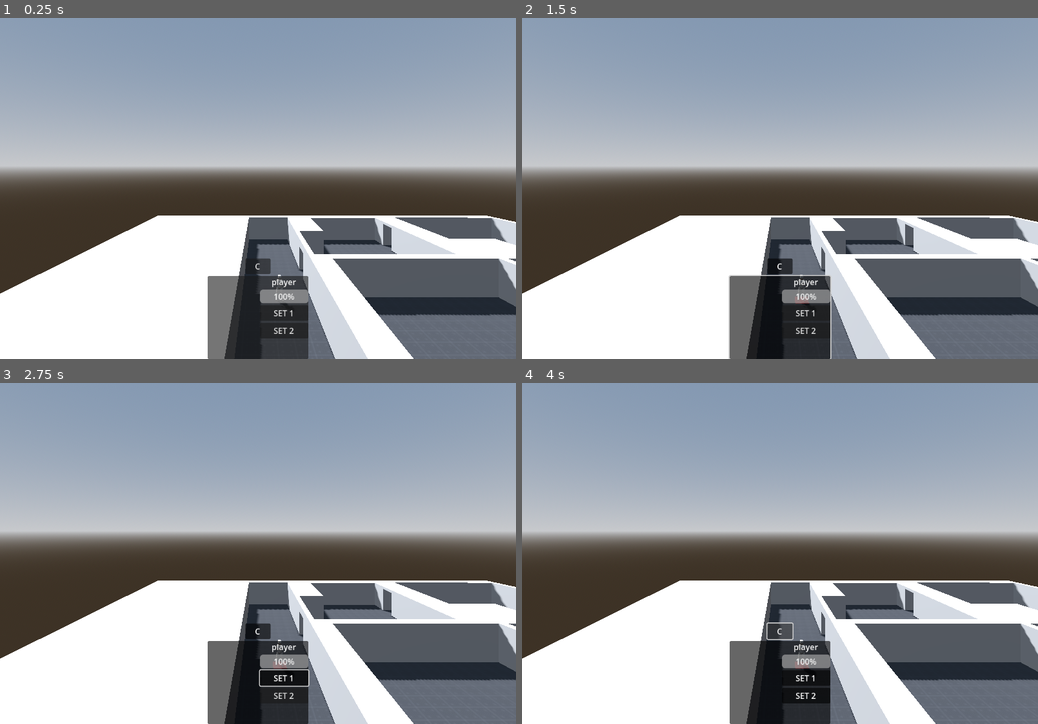
Above: before the commit, frames 1-4 (two rows, left to right).
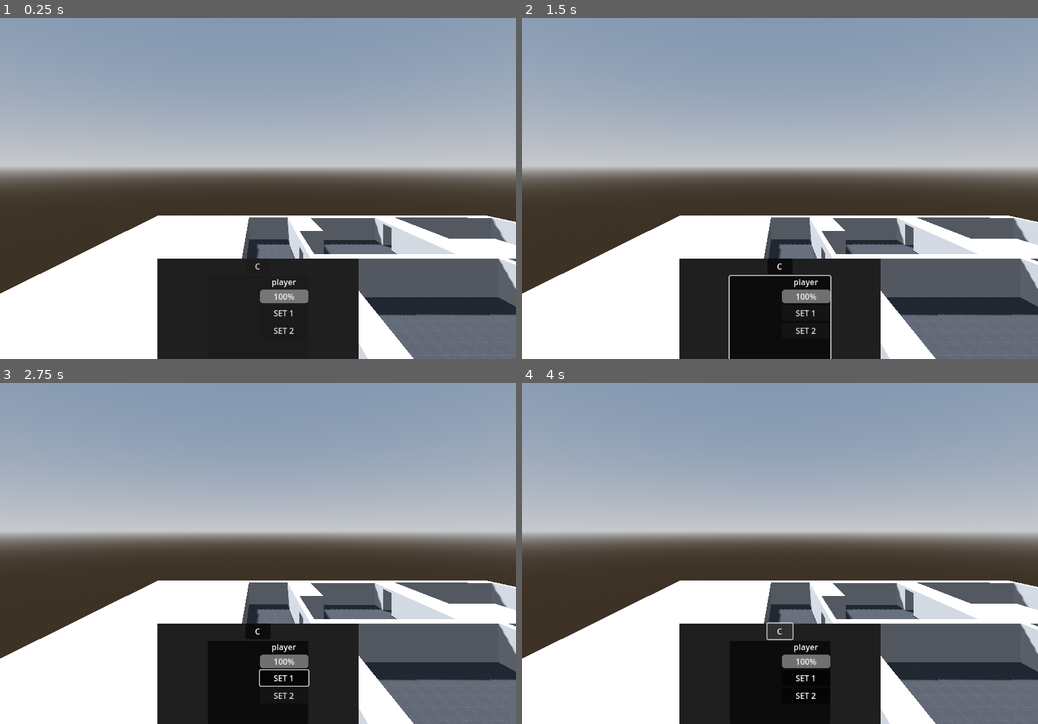
Above: after the commit, the same moments.

Repository: AAncapo/godot-rtwp
Game: Godot game, scene res://main.tscn
Same seed, same stepped clock (60 frames per second), same inputs: the game is played once before the commit and once after it. Before the commit the project starts from res://world.tscn.
Inputs (mouse positions are in pixels of both pictures, inside the frame that each line leads up to):
- Up to frame 1 (0.25 s): no input
- Up to frame 2 (1.5 s): click "C" at 0.5 s; click (780, 318) at 1.25 s
- Up to frame 3 (2.75 s): click "SET 1" at 2 s
- Up to frame 4 (4 s): click "SET 2" at 2.75 s; click "C" at 3.5 s

The runs differ from the first frame. In frame 1, 8.7% of the frame differs, in the area x 30-70%, y 70-100%; in frame 2, 8.7%; in frame 3, 8.7%; in frame 4, 8.7%.

Commit message:
Removed GameEvents autoload script

Diff:
--- a/FpsCamera.gd
+++ /dev/null
@@ -1,43 +0,0 @@
-extends Node3D
-
-@export var move_speed: float = 3.0
-@export var zoom_speed: float = 3.0
-
-@onready var cam = $Camera3D
-@onready var new_pos:Vector3 = self.global_position
-var mouse_sens = 0.004
-
-
-func _ready() -> void:
-	GameEvents.focus_world_object.connect(_on_focus)
-
-func _process(delta: float) -> void:
-	#move with wasd
-	if Input.is_action_pressed("cam_left"):
-		new_pos -= global_basis.x
-	if Input.is_action_pressed("cam_fwd"):
-		new_pos -= global_basis.z
-	if Input.is_action_pressed("cam_right"):
-		new_pos += global_basis.x
-	if Input.is_action_pressed("cam_bwd"):
-		new_pos += global_basis.z
-
-	global_position = lerp(global_position,new_pos, delta * move_speed)
-
-	if global_position.y <= 2: global_position.y = 2
-
-func _unhandled_input(event: InputEvent) -> void:
-	if event is InputEventMouseMotion:  #rotate holding middle mouse button
-		if event.button_mask == MOUSE_BUTTON_MASK_MIDDLE:
-			self.global_rotation.y -= event.relative.x * mouse_sens
-			cam.rotation.x -= event.relative.y * mouse_sens
-
-	if event is InputEventMouseButton && event.is_pressed(): #zoom with mouse wheel
-		if event.button_index == MOUSE_BUTTON_WHEEL_UP:
-			new_pos -= cam.global_basis.z * zoom_speed
-		if event.button_index == MOUSE_BUTTON_WHEEL_DOWN:
-			new_pos += cam.global_basis.z * zoom_speed
-
-
-func _on_focus(object):
-	pass
--- a/camera.gd
+++ b/camera.gd
@@ -1,58 +1,43 @@
 extends Node3D
 
-@export_range(5.0,30.0) var move_speed: float = 8.0
-@export var zoom_amount: float = 10.0
-@export var min_zoom:float = 5.0
-@export var max_zoom:float = 50.0
+@export var move_speed: float = 3.0
+@export var zoom_speed: float = 3.0
 
-@onready var cam:Camera3D = $Camera3D
+@onready var cam = $Camera3D
 @onready var new_pos:Vector3 = self.global_position
-@onready var new_zoom:float = cam.position.z
-@onready var new_rotation_y: float = self.global_rotation.y
-
-var mouse_sensitivity: float = 0.05
-var rotation_speed: float = 0.2
+var mouse_sens = 0.004
 
 
 func _ready() -> void:
-	GameEvents.focus_world_object.connect(on_world_object_focused)
+	Global.focus_world_object.connect(_on_focus)
 
 func _process(delta: float) -> void:
-	calc_move(delta)
+	#move with wasd
+	if Input.is_action_pressed("cam_left"):
+		new_pos -= global_basis.x
+	if Input.is_action_pressed("cam_fwd"):
+		new_pos -= global_basis.z
+	if Input.is_action_pressed("cam_right"):
+		new_pos += global_basis.x
+	if Input.is_action_pressed("cam_bwd"):
+		new_pos += global_basis.z
+
+	global_position = lerp(global_position,new_pos, delta * move_speed)
+
+	if global_position.y <= 2: global_position.y = 2
 
 func _unhandled_input(event: InputEvent) -> void:
-	## Zoom camera w mouse wheel ##
-	if event is InputEventMouseButton && event.is_pressed():
+	if event is InputEventMouseMotion:  #rotate holding middle mouse button
+		if event.button_mask == MOUSE_BUTTON_MASK_MIDDLE:
+			self.global_rotation.y -= event.relative.x * mouse_sens
+			cam.rotation.x -= event.relative.y * mouse_sens
+
+	if event is InputEventMouseButton && event.is_pressed(): #zoom with mouse wheel
 		if event.button_index == MOUSE_BUTTON_WHEEL_UP:
-			new_zoom -= zoom_amount
+			new_pos -= cam.global_basis.z * zoom_speed
 		if event.button_index == MOUSE_BUTTON_WHEEL_DOWN:
-			new_zoom += zoom_amount
-		new_zoom = clamp(new_zoom, min_zoom, max_zoom)
+			new_pos += cam.global_basis.z * zoom_speed
 
 
-	if event is InputEventMouseMotion:
-#		## Pan camera w middle mouse button ##
-		if event.button_mask == MOUSE_BUTTON_MASK_MIDDLE:
-			new_pos -= Vector3(event.relative.x * mouse_sensitivity,0,event.relative.y * mouse_sensitivity)
-
-#		if event.button_mask == MOUSE_BUTTON_RIGHT:
-#			new_rotation_y = deg_to_rad(event.relative.x) * rotation_speed
-#			self.global_rotate(Vector3.UP, new_rotation_y)
-
-func calc_move(delta:float) -> void:
-	## Move camera using WASD/arrow keys ##
-	if Input.is_action_pressed("cam_left"):
-		new_pos += Vector3.LEFT
-	if Input.is_action_pressed("cam_fwd"):
-		new_pos += Vector3.FORWARD
-	if Input.is_action_pressed("cam_right"):
-		new_pos += Vector3.RIGHT
-	if Input.is_action_pressed("cam_bwd"):
-		new_pos += Vector3.BACK
-
-	global_position = lerp(global_position,new_pos, delta * move_speed)
-	cam.position.z = lerp(cam.position.z, new_zoom, delta * move_speed)
-
-func on_world_object_focused(obj, focus=true):
-	if focus:
-		new_pos = obj.global_position
+func _on_focus(object):
+	pass
--- a/fps_camera.tscn
+++ b/camera.tscn
@@ -1,8 +1,8 @@
 [gd_scene load_steps=2 format=3 uid="uid://bnw23h5lw42bi"]
 
-[ext_resource type="Script" path="res://FpsCamera.gd" id="1_wsovo"]
+[ext_resource type="Script" path="res://camera.gd" id="1_h3qiw"]
 
 [node name="FpsCamera" type="Node3D"]
-script = ExtResource("1_wsovo")
+script = ExtResource("1_h3qiw")
 
 [node name="Camera3D" type="Camera3D" parent="."]
--- a/character/character.gd
+++ b/character/character.gd
@@ -152,7 +152,10 @@
 
 
 func _on_unit_died(unit):
-	if unit == self: self.is_dead = true
+	if unit == self:
+		self.is_dead = true
+		if Global.selected_units.has(unit):
+			Global.selected_units.remove_at(Global.selected_units.find(unit))
 	if target_unit == unit:
 		self.target_unit = null
 
--- a/globals/GameEvents.gd
+++ /dev/null
@@ -1,10 +0,0 @@
-extends Node
-
-#Character
-signal command(target)
-
-#Camera
-signal focus_world_object(obj, center_cam)
-
-
-signal switch_weapon(weapon)
--- a/globals/Global.gd
+++ b/globals/Global.gd
@@ -9,10 +9,12 @@
 var enemy_units:Array = []
 var selected_units = []
 
+signal command(target)
 signal gui_select_unit(unit)
+signal focus_world_object(object)
 signal added_unit(unit)
+signal unit_died(unit)
 #signal removed_unit(unit)
-signal unit_died(unit)
 
 
 func add_unit(unit):
@@ -25,7 +27,3 @@
 func remove_unit(unit):
 	print("Global.remove_unit not implemented yet")
 	#removed_unit.emit(unit)
-
-
-#func throw_dice(amount:int, drange:int, extra:int):
-	#return (randi_range(1, drange) * amount) + extra
--- a/world.tscn
+++ b/main.tscn
@@ -1,13 +1,13 @@
 [gd_scene load_steps=16 format=3 uid="uid://drj02j3p1ncdt"]
 
-[ext_resource type="Script" path="res://main.gd" id="1_wmp7k"]
-[ext_resource type="Script" path="res://sel_sys/selector.gd" id="2_pyn2i"]
-[ext_resource type="Script" path="res://FpsCamera.gd" id="2_t5mib"]
-[ext_resource type="Script" path="res://sel_sys/selection_box.gd" id="3_igfxy"]
-[ext_resource type="Script" path="res://gui.gd" id="4_tnhci"]
-[ext_resource type="Texture2D" uid="uid://dfkj78afni5la" path="res://textures/texture_06.png" id="4_xw032"]
-[ext_resource type="PackedScene" uid="uid://ckby50onxho51" path="res://character/character.tscn" id="6_3ctr0"]
-[ext_resource type="PackedScene" uid="uid://bt3yeud88yqnf" path="res://character/enemy.tscn" id="7_v38ir"]
+[ext_resource type="Script" path="res://main.gd" id="1_ot487"]
+[ext_resource type="Script" path="res://camera.gd" id="2_lgycl"]
+[ext_resource type="Script" path="res://sel_sys/selector.gd" id="3_yxkw6"]
+[ext_resource type="Script" path="res://sel_sys/selection_box.gd" id="4_3a13g"]
+[ext_resource type="Script" path="res://gui.gd" id="5_hhyqy"]
+[ext_resource type="Texture2D" uid="uid://dfkj78afni5la" path="res://textures/texture_06.png" id="6_41dnn"]
+[ext_resource type="PackedScene" uid="uid://ckby50onxho51" path="res://character/character.tscn" id="7_eouvs"]
+[ext_resource type="PackedScene" uid="uid://bt3yeud88yqnf" path="res://character/enemy.tscn" id="8_4bqg6"]
 
 [sub_resource type="ProceduralSkyMaterial" id="ProceduralSkyMaterial_ppise"]
 sky_horizon_color = Color(0.64625, 0.65575, 0.67075, 1)
@@ -54,21 +54,21 @@
 
 [node name="CameraBase" type="Node3D" parent="."]
 transform = Transform3D(1, 0, 0, 0, 1, 0, 0, 0, 1, 0, 10.1759, -18.0727)
-script = ExtResource("2_t5mib")
+script = ExtResource("2_lgycl")
 
 [node name="Camera3D" type="Camera3D" parent="CameraBase"]
 unique_name_in_owner = true
 current = true
 
 [node name="UnitSelector" type="Node" parent="."]
-script = ExtResource("2_pyn2i")
+script = ExtResource("3_yxkw6")
 
 [node name="SelectionBox" type="Control" parent="UnitSelector"]
 layout_mode = 3
 anchors_preset = 0
 offset_right = 40.0
 offset_bottom = 40.0
-script = ExtResource("3_igfxy")
+script = ExtResource("4_3a13g")
 
 [node name="GUI" type="Control" parent="."]
 layout_mode = 3
@@ -114,6 +114,15 @@
 grow_vertical = 0
 size_flags_vertical = 8
 
+[node name="bg" type="ColorRect" parent="GUI/Control"]
+layout_mode = 1
+anchors_preset = 15
+anchor_right = 1.0
+anchor_bottom = 1.0
+grow_horizontal = 2
+grow_vertical = 2
+color = Color(0.121569, 0.121569, 0.121569, 1)
+
 [node name="VBoxContainer" type="VBoxContainer" parent="GUI/Control"]
 layout_mode = 1
 anchors_preset = 15
--- a/project.godot
+++ b/project.godot
@@ -11,14 +11,13 @@
 [application]
 
 config/name="rtwp-combat-demo"
-run/main_scene="res://world.tscn"
+run/main_scene="res://main.tscn"
 config/features=PackedStringArray("4.2", "GL Compatibility")
 config/icon="res://icon.svg"
 
 [autoload]
 
 Global="*res://globals/Global.gd"
-GameEvents="*res://globals/GameEvents.gd"
 BeehaveGlobalMetrics="*res://addons/beehave/metrics/beehave_global_metrics.gd"
 BeehaveGlobalDebugger="*res://addons/beehave/debug/global_debugger.gd"
 
--- a/sel_sys/selector.gd
+++ b/sel_sys/selector.gd
@@ -1,17 +1,13 @@
 extends Node
 
+const RAY_LENGTH = 1000
 @onready var cam = %Camera3D
 @onready var selection_box = $SelectionBox  #Only handles the selection box's rendering
-
-const RAY_LENGTH = 1000
-
-var target_unit: Unit
 
 
 func _ready():
 	Global.gui_select_unit.connect(_on_gui_select_unit)
 	#GameEvents.focus_world_object.connect(__on_unit_selected)
-	#GameEvents.character_died.connect(on_unit_died)
 
 
 func _unhandled_input(ev):
@@ -26,7 +22,7 @@
 
 func command_selected_units(m_pos:Vector2):
 	var res = raycast_from_mouse(m_pos, 1)
-	if res: GameEvents.command.emit(res)
+	if res: Global.command.emit(res)
 
 
 func select_units(m_pos):
@@ -54,9 +50,6 @@
 		unit.selected.emit(false)
 	Global.selected_units.clear()
 
-	if target_unit:
-		target_unit.deselect_as_target.emit()
-
 
 func get_unit_under_mouse(m_pos):
 	var result = raycast_from_mouse(m_pos, 3)
@@ -82,8 +75,3 @@
 	if unit.is_in_group("units"):
 		deselect_all_units()
 		Global.selected_units.append(unit)
-
-
-func on_unit_died(unit):
-	if Global.selected_units.has(unit):
-		Global.selected_units.remove_at(Global.selected_units.find(unit))
--- a/units/unit.gd
+++ b/units/unit.gd
@@ -22,11 +22,11 @@
 
 func add_commands_listener():
 	if team != 0: return
-	if !GameEvents.command.is_connected(update_target):
-		GameEvents.command.connect(update_target)
+	if !Global.command.is_connected(update_target):
+		Global.command.connect(update_target)
 
 
 func remove_commands_listener():
 	if team != 0: return
-	if GameEvents.command.is_connected(update_target):
-		GameEvents.command.disconnect(update_target)
+	if Global.command.is_connected(update_target):
+		Global.command.disconnect(update_target)
Not shown: 3 places in main.tscn that only renumber resources
